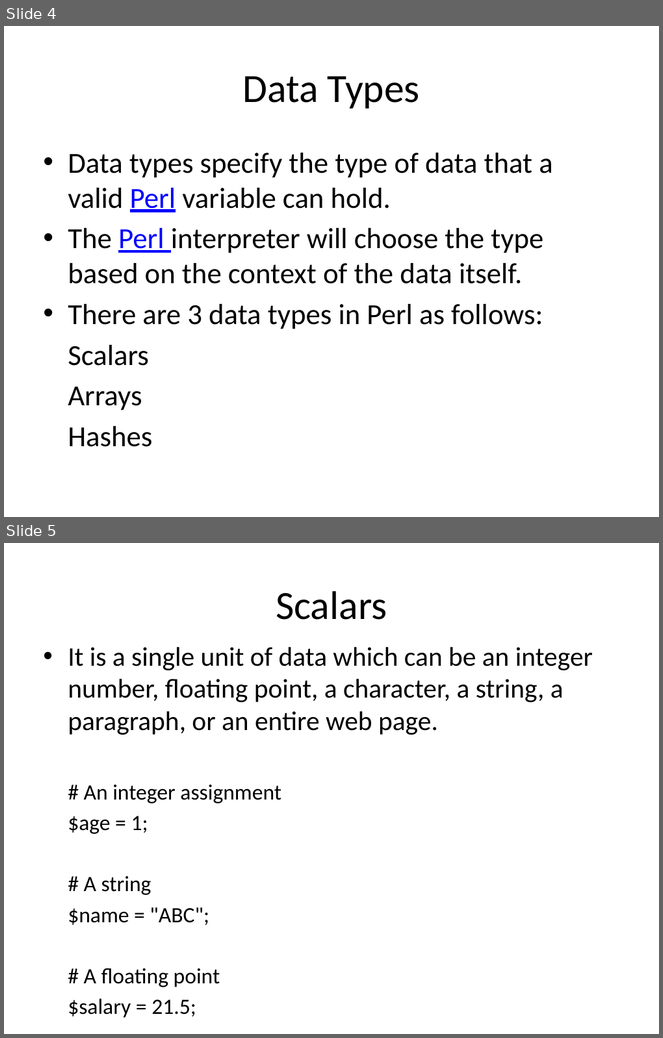
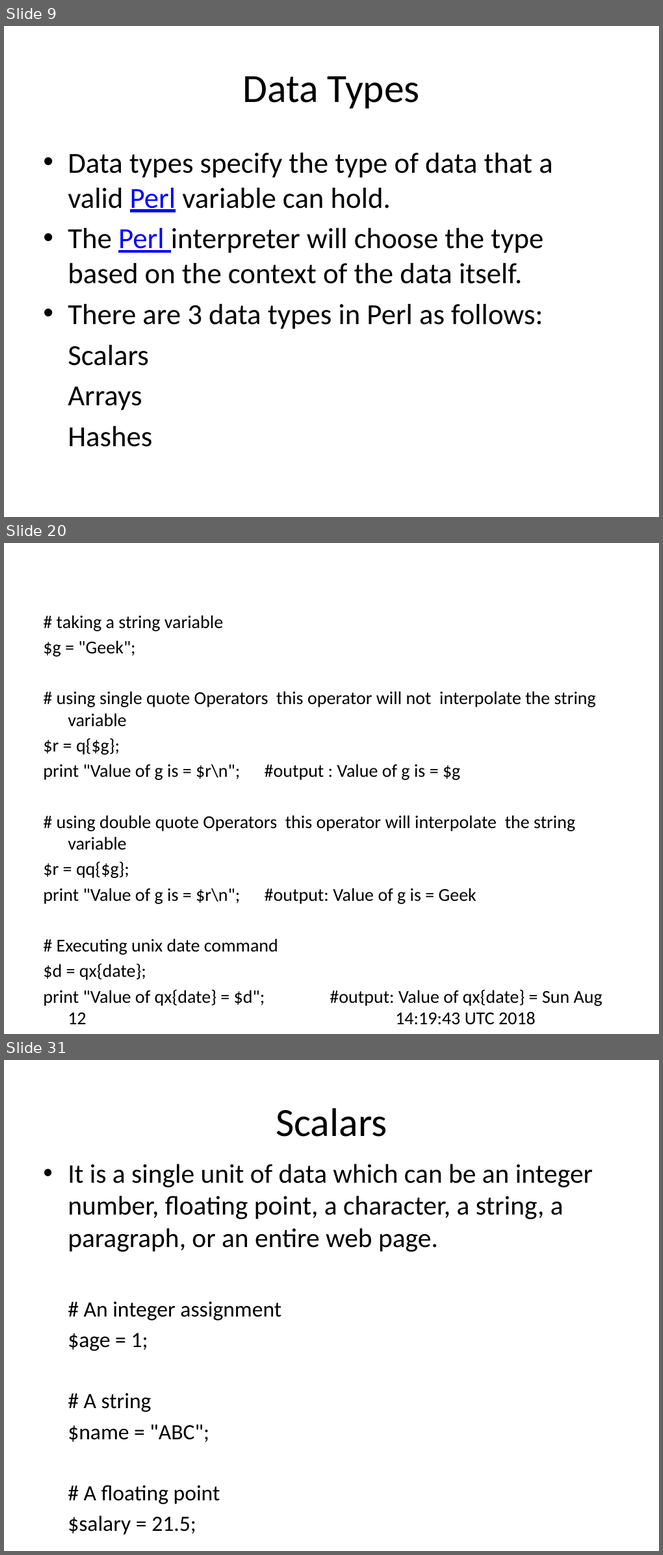
Before and after one commit to srivalli-project/BI_Team_Status, a slide deck: Santhoshi/PerlBasics.pptx. Shown one above the other, each under a label of ours: slides 4 and 5 before the commit, slides 9, 20 and 31 after it; the slides between them are not shown. The pictures are 663x1038 and 663x1555 pixels, drawn with LibreOffice and Linux fonts; fonts in the diff are those of the drawing. Boxes give left, top, right and bottom in pixels: in the first picture for what was removed or moved away, otherwise in the second. Text is boxed around its words. In the diff, an @@ line names an element or a change of style, - is before the commit and + after.

```diff
--- a/Santhoshi/PerlBasics.pptx
+++ b/Santhoshi/PerlBasics.pptx
@@ slide 20 added at (x1=4, y1=543, x2=659, y2=1034), background #FFFFFF @@
@@ text added at (x1=43, y1=615, x2=603, y2=1025), 20 pt, text #000000 @@
+# taking a string variable
+$g = "Geek";
+# using single quote Operators this operator will not interpolate the string variable
+$r = q{$g};
+print "Value of g is = $r\n"; #output : Value of g is = $g
+# using double quote Operators this operator will interpolate the string variable
+$r = qq{$g};
+print "Value of g is = $r\n"; #output: Value of g is = Geek
+# Executing unix date command
+$d = qx{date};
+print "Value of qx{date} = $d"; #output: Value of qx{date} = Sun Aug 12 14:19:43 UTC 2018
@@ what was slide 4 is now slide 9 @@
@@ what was slide 5 is now slide 31 @@
```
Also in this commit, not shown: 25 other slides added, 7 other files.
